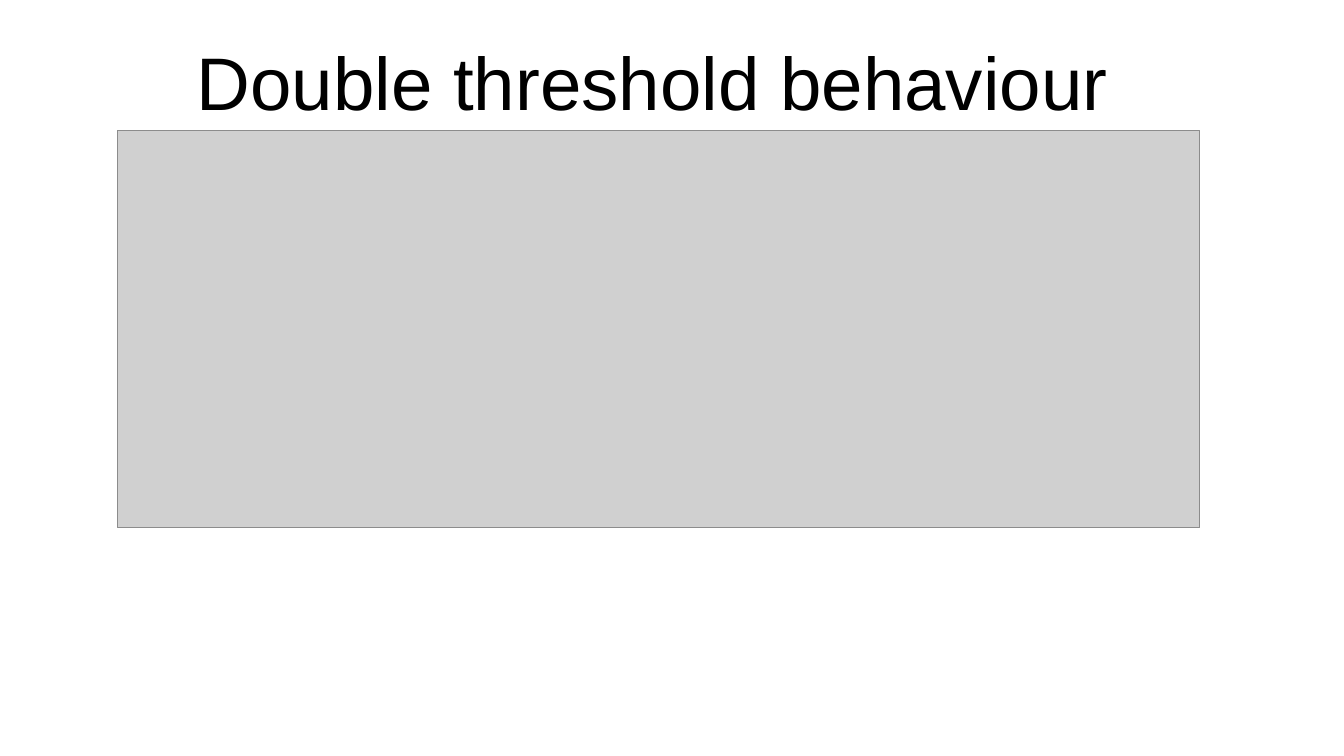
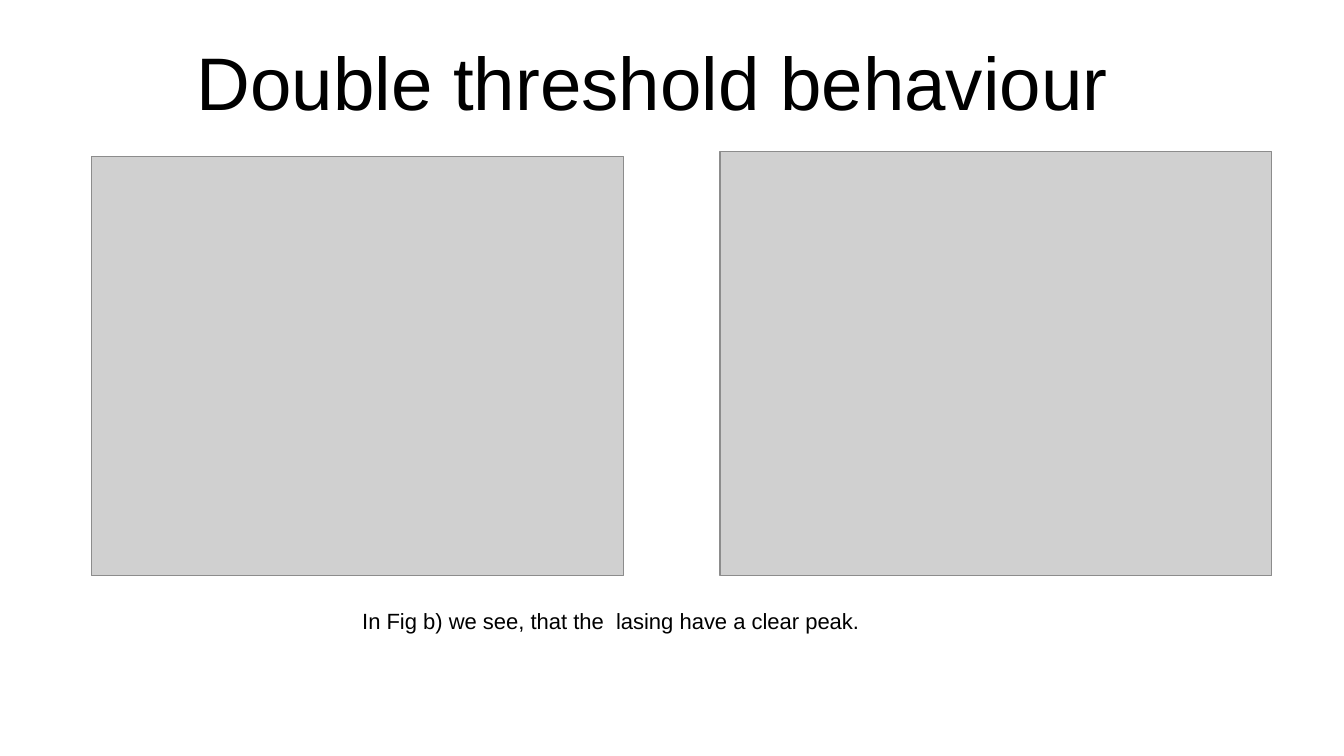
Before and after one commit to SanderStammbach/Sanders-Studium, a slide deck: slide 8 of Master-Projekt/Vortrag.odp. Drawn at 1344x756 pixels with LibreOffice and Linux fonts; fonts in the diff are those of the drawing; grey boxes stand for pictures; background and template pictures are left out. Boxes give left, top, right and bottom in pixels: in the first picture for what was removed or moved away, otherwise in the second. Text is boxed around its words. In the diff, an @@ line names an element or a change of style, - is before the commit and + after.

```diff
--- a/Master-Projekt/Vortrag.odp
+++ b/Master-Projekt/Vortrag.odp
@@ picture added at (x1=91, y1=156, x2=624, y2=576) @@
@@ picture resized from (x1=117, y1=130, x2=1200, y2=528) to (x1=721, y1=151, x2=1273, y2=576) @@
@@ subtitle added at (x1=362, y1=613, x2=859, y2=634), 13 pt, text #000000 @@
+In Fig b) we see, that the lasing have a clear peak.
```
Also in this commit, not shown: 6 other slides changed, 1 slide added, 1 slide removed, 15 other files.
